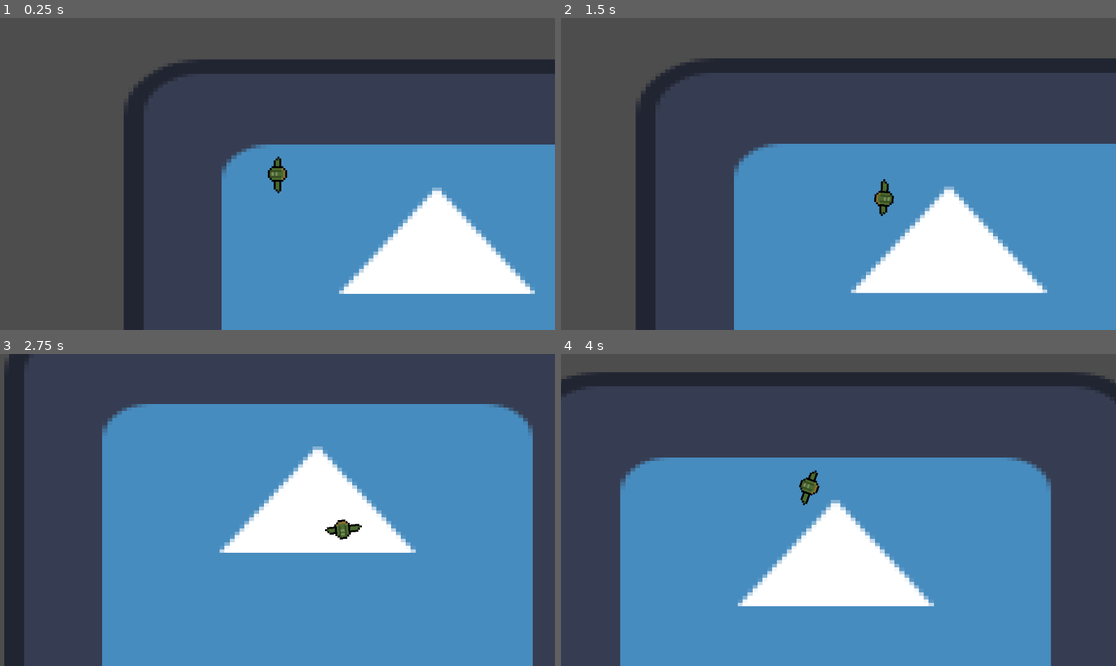
Above: before the commit, frames 1-4 (two rows, left to right).
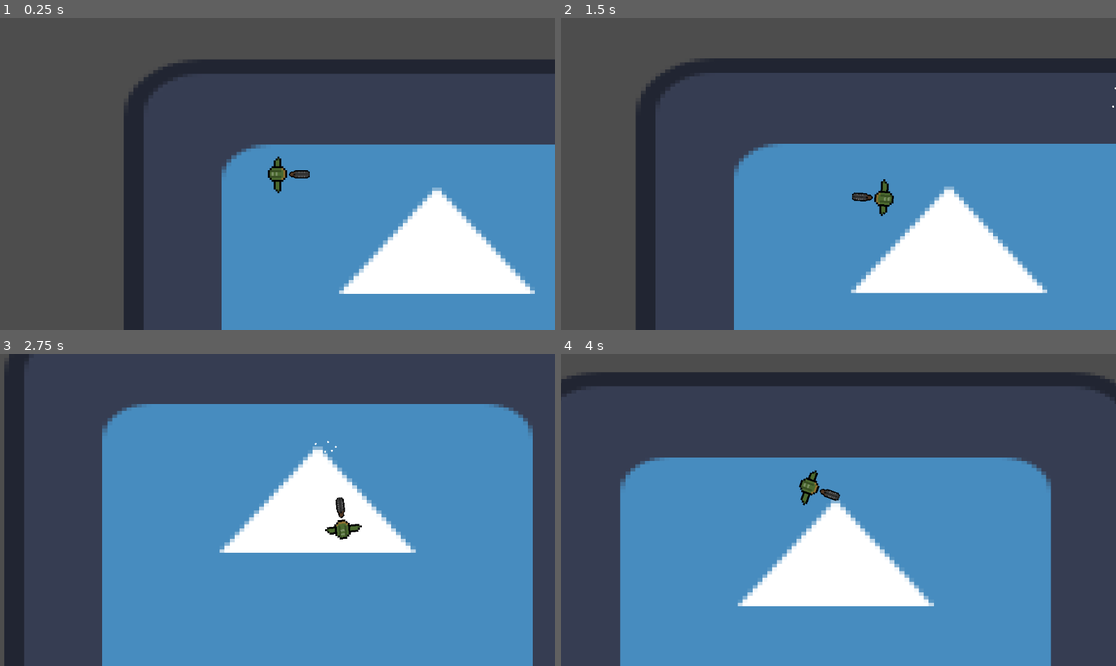
Above: after the commit, the same moments.

Repository: fredyydev/FateForeverRemake
Game: Godot game, scene res://scenes/levels/debug_level.tscn
Same seed, same stepped clock (60 frames per second), same inputs: the game is played once before the commit and once after it. The engine's default icon, where the game draws it, is replaced by a stand-in: a white triangle on a blue panel in a dark square.
Inputs (mouse positions are in pixels of both pictures, inside the frame that each line leads up to):
- Up to frame 1 (0.25 s): no input
- Up to frame 2 (1.5 s): tap Enter at 0.5 s; move the mouse to (960, 158) at 0.52 s; press the mouse at (960, 158) at 0.53 s; hold D (move_right) 0.53-1.28 s; move the mouse to (727, 189) at 1.27 s; release the mouse at (727, 189) at 1.28 s; hold S (move_down) from 1.28 s (still down); click (727, 189) at 1.35 s
- Up to frame 3 (2.75 s): move the mouse to (333, 441) at 2.02 s; release S (move_down) at 2.03 s; press the mouse at (333, 441) at 2.03 s; hold D (move_right) from 2.03 s (still down)
- Up to frame 4 (4 s): move the mouse to (810, 572) at 2.77 s; release D (move_right) at 2.78 s; release the mouse at (810, 572) at 2.78 s; hold W (move_up) 2.78-3.53 s; click (810, 572) at 2.85 s; move the mouse to (1005, 556) at 3.52 s; press the mouse at (1005, 556) at 3.53 s; hold A (move_left) from 3.53 s (still down)

The runs differ from the first frame. In frame 1, less than 0.1% of the frame differs, in the area x 52-56%, y 48-52%; in frame 2, 0.1%; in frame 3, 0.1%, in the area x 56-63%, y 27-53%; in frame 4, less than 0.1%.

Commit message:
add shooting system and shotgun

Diff:
--- a/project.godot
+++ b/project.godot
@@ -13,6 +13,7 @@
 config/name="FateForeverRemake"
 run/main_scene="res://scenes/levels/debug_level.tscn"
 config/features=PackedStringArray("4.1", "Forward Plus")
+boot_splash/bg_color=Color(0.141176, 0.141176, 0.141176, 1)
 config/icon="res://icon.svg"
 
 [autoload]
@@ -55,13 +56,19 @@
 , Object(InputEventKey,"resource_local_to_scene":false,"resource_name":"","device":-1,"window_id":0,"alt_pressed":false,"shift_pressed":false,"ctrl_pressed":false,"meta_pressed":false,"pressed":false,"keycode":0,"physical_keycode":32,"key_label":0,"unicode":32,"echo":false,"script":null)
 ]
 }
+shoot={
+"deadzone": 0.5,
+"events": [Object(InputEventMouseButton,"resource_local_to_scene":false,"resource_name":"","device":-1,"window_id":0,"alt_pressed":false,"shift_pressed":false,"ctrl_pressed":false,"meta_pressed":false,"button_mask":0,"position":Vector2(0, 0),"global_position":Vector2(0, 0),"factor":1.0,"button_index":1,"canceled":false,"pressed":false,"double_click":false,"script":null)
+]
+}
 
 [layer_names]
 
 2d_physics/layer_1="General"
 2d_physics/layer_4="Player"
 2d_physics/layer_5="Enemy"
+2d_physics/layer_7="Damage"
 
 [rendering]
 
-textures/canvas_textures/default_texture_filter=0
+textures/canvas_textures/default_texture_filter=3
--- /dev/null
+++ b/scenes/components/damager_component.tscn
@@ -0,0 +1,11 @@
+[gd_scene load_steps=2 format=3 uid="uid://cym6sqiwdcxpw"]
+
+[ext_resource type="Script" path="res://scripts/components/damager_component.gd" id="1_qj7m7"]
+
+[node name="DamagerComponent" type="Area2D"]
+collision_layer = 64
+collision_mask = 65
+script = ExtResource("1_qj7m7")
+
+[connection signal="area_entered" from="." to="." method="_on_area_entered"]
+[connection signal="body_entered" from="." to="." method="_on_body_entered"]
--- a/scenes/components/hurt_box.tscn
+++ b/scenes/components/hurt_box.tscn
@@ -1,14 +1,10 @@
-[gd_scene load_steps=3 format=3 uid="uid://bis7r3povf2jf"]
+[gd_scene load_steps=2 format=3 uid="uid://shec5lv4pnrf"]
 
 [ext_resource type="Script" path="res://scripts/components/hurt_box.gd" id="1_0chqs"]
 
-[sub_resource type="CircleShape2D" id="CircleShape2D_85lx2"]
-radius = 25.1794
-
 [node name="HurtBox" type="Area2D"]
+collision_layer = 64
+collision_mask = 64
 script = ExtResource("1_0chqs")
 
-[node name="CollisionShape2D" type="CollisionShape2D" parent="."]
-shape = SubResource("CircleShape2D_85lx2")
-
-[connection signal="body_entered" from="." to="." method="_on_body_entered"]
+[connection signal="area_entered" from="." to="." method="_on_area_entered"]
--- a/scenes/player/player.tscn
+++ b/scenes/player/player.tscn
@@ -1,13 +1,18 @@
-[gd_scene load_steps=10 format=3 uid="uid://cobeunec838cr"]
+[gd_scene load_steps=13 format=3 uid="uid://cobeunec838cr"]
 
 [ext_resource type="Script" path="res://scripts/player/player.gd" id="1_le4hm"]
 [ext_resource type="Texture2D" uid="uid://buku51740ruym" path="res://sprites/player/fate_guy.png" id="1_ulrh3"]
 [ext_resource type="PackedScene" uid="uid://ca8didm11bv7q" path="res://scenes/components/health_component.tscn" id="2_6yuft"]
 [ext_resource type="Script" path="res://scripts/state_machine/state_machine.gd" id="3_wr5we"]
-[ext_resource type="PackedScene" uid="uid://bis7r3povf2jf" path="res://scenes/components/hurt_box.tscn" id="4_fcrdt"]
+[ext_resource type="Script" path="res://scripts/player/weapon_manager.gd" id="4_53sb2"]
+[ext_resource type="PackedScene" uid="uid://shec5lv4pnrf" path="res://scenes/components/hurt_box.tscn" id="4_fcrdt"]
+[ext_resource type="PackedScene" uid="uid://b7urnipg2vxf1" path="res://scenes/weapons/shotgun.tscn" id="6_o3du6"]
 
-[sub_resource type="CircleShape2D" id="CircleShape2D_oxm6e"]
-radius = 20.025
+[sub_resource type="RectangleShape2D" id="RectangleShape2D_7tygh"]
+size = Vector2(20, 49)
+
+[sub_resource type="RectangleShape2D" id="RectangleShape2D_ayi0w"]
+size = Vector2(20, 49)
 
 [sub_resource type="GDScript" id="GDScript_1n5ck"]
 resource_name = "Idle"
@@ -99,7 +104,19 @@
 motion_mode = 1
 script = ExtResource("1_le4hm")
 
+[node name="CollisionShape2D" type="CollisionShape2D" parent="."]
+position = Vector2(0, 0.5)
+shape = SubResource("RectangleShape2D_7tygh")
+
 [node name="HealthComponent" parent="." instance=ExtResource("2_6yuft")]
+
+[node name="HurtBox" parent="." node_paths=PackedStringArray("health_component") instance=ExtResource("4_fcrdt")]
+health_component = NodePath("../HealthComponent")
+
+[node name="CollisionShape2D" type="CollisionShape2D" parent="HurtBox"]
+position = Vector2(0, 0.5)
+shape = SubResource("RectangleShape2D_ayi0w")
+debug_color = Color(0.992157, 0.0745098, 0, 0.419608)
 
 [node name="Camera2D" type="Camera2D" parent="."]
 zoom = Vector2(1.335, 1.335)
@@ -118,13 +135,11 @@
 scale = Vector2(3, 3)
 texture = ExtResource("1_ulrh3")
 
-[node name="CollisionShape2D" type="CollisionShape2D" parent="."]
-shape = SubResource("CircleShape2D_oxm6e")
+[node name="WeaponManager" type="Node2D" parent="."]
+script = ExtResource("4_53sb2")
 
-[node name="HurtBox" parent="." node_paths=PackedStringArray("health_component") instance=ExtResource("4_fcrdt")]
-collision_layer = 8
-collision_mask = 16
-health_component = NodePath("../HealthComponent")
+[node name="Shotgun" parent="WeaponManager" instance=ExtResource("6_o3du6")]
+position = Vector2(38.33, 0)
 
 [node name="StateMachine" type="Node" parent="." node_paths=PackedStringArray("initial_state")]
 script = ExtResource("3_wr5we")
@@ -140,5 +155,3 @@
 [node name="Dash" type="Node" parent="StateMachine"]
 script = SubResource("GDScript_coucq")
 dash_speed = 100.0
-
-[editable path="HurtBox"]
--- /dev/null
+++ b/scenes/weapons/bullets/shotgun_pellet.tscn
@@ -0,0 +1,58 @@
+[gd_scene load_steps=5 format=3 uid="uid://b1p0swcvnjww8"]
+
+[ext_resource type="Texture2D" uid="uid://c5jovxmppyecs" path="res://sprites/weapons/bullets/pellet_sprite.png" id="1_vxuat"]
+[ext_resource type="PackedScene" uid="uid://cym6sqiwdcxpw" path="res://scenes/components/damager_component.tscn" id="2_27h88"]
+
+[sub_resource type="GDScript" id="GDScript_3pkxq"]
+resource_name = "shotgun_pellet"
+script/source = "extends Node2D
+class_name ShotgunPellet
+
+@export var speed := 1000.0
+@export var damage := 10.0
+
+func _ready():
+	var rng = RandomNumberGenerator.new()
+	rng.randomize()
+	speed = rng.randf_range(1000, 1300)
+	$DamagerComponent.damage = damage
+
+func _physics_process(delta):
+	position += transform.x * speed * delta
+
+
+func _on_self_destruct_timer_timeout():
+	queue_free()
+
+
+func _on_damager_component_collided_with_hitbox():
+	queue_free()
+
+
+func _on_damager_component_collided_with_object():
+	queue_free()
+"
+
+[sub_resource type="CircleShape2D" id="CircleShape2D_f4hpi"]
+radius = 2.82843
+
+[node name="ShotgunPellet" type="Node2D"]
+script = SubResource("GDScript_3pkxq")
+
+[node name="Sprite2D" type="Sprite2D" parent="."]
+scale = Vector2(0.25, 0.25)
+texture = ExtResource("1_vxuat")
+
+[node name="DamagerComponent" parent="." instance=ExtResource("2_27h88")]
+
+[node name="CollisionShape2D" type="CollisionShape2D" parent="DamagerComponent"]
+shape = SubResource("CircleShape2D_f4hpi")
+
+[node name="SelfDestructTimer" type="Timer" parent="."]
+wait_time = 10.0
+one_shot = true
+autostart = true
+
+[connection signal="collided_with_hitbox" from="DamagerComponent" to="." method="_on_damager_component_collided_with_hitbox"]
+[connection signal="collided_with_object" from="DamagerComponent" to="." method="_on_damager_component_collided_with_object"]
+[connection signal="timeout" from="SelfDestructTimer" to="." method="_on_self_destruct_timer_timeout"]
--- /dev/null
+++ b/scenes/weapons/shotgun.tscn
@@ -0,0 +1,20 @@
+[gd_scene load_steps=4 format=3 uid="uid://b7urnipg2vxf1"]
+
+[ext_resource type="Script" path="res://scripts/weapons/shotgun.gd" id="1_pn1fm"]
+[ext_resource type="Texture2D" uid="uid://bsk7h4axcbikv" path="res://sprites/weapons/shotgun.png" id="1_yba44"]
+[ext_resource type="PackedScene" uid="uid://b1p0swcvnjww8" path="res://scenes/weapons/bullets/shotgun_pellet.tscn" id="2_ktbgu"]
+
+[node name="Shotgun" type="Node2D"]
+script = ExtResource("1_pn1fm")
+bullet_scene = ExtResource("2_ktbgu")
+
+[node name="Sprite2D" type="Sprite2D" parent="."]
+texture = ExtResource("1_yba44")
+
+[node name="BulletSpawnPoint" type="Marker2D" parent="."]
+position = Vector2(11.86, 0)
+gizmo_extents = 14.5
+
+[node name="FireRate" type="Timer" parent="."]
+wait_time = 0.6
+one_shot = true
--- /dev/null
+++ b/scripts/components/damager_component.gd
@@ -0,0 +1,14 @@
+extends Area2D
+class_name DamagerComponent
+
+var damage := 20
+signal collided_with_hitbox
+signal collided_with_object
+
+func _on_area_entered(area):
+	if area is HurtBox:
+		emit_signal("collided_with_hitbox")
+
+
+func _on_body_entered(_body):
+	emit_signal("collided_with_object")
--- a/scripts/components/health_component.gd
+++ b/scripts/components/health_component.gd
@@ -9,7 +9,7 @@
 signal damaged
 signal healed
 
-func _process(delta):
+func _process(_delta):
 	#Makes sure health never goes over max.
 	if current_health > max_health:
 		current_health = max_health
--- a/scripts/components/hurt_box.gd
+++ b/scripts/components/hurt_box.gd
@@ -4,5 +4,6 @@
 
 @export var health_component: HealthComponent
 
-func _on_body_entered(body):
-	health_component.take_damage(body.damage)
+func _on_area_entered(area):
+	if area is DamagerComponent:
+		health_component.take_damage(area.damage)
--- a/scripts/player/player.gd
+++ b/scripts/player/player.gd
@@ -3,6 +3,11 @@
 
 ##Keeps track of dash cooldown.
 var can_dash := true
+
+#Inventory
+var has_blue_key: bool
+var has_red_key: bool
+var has_yellow_key: bool
 
 func move_player(speed: float) -> void:
 	var input_x = Input.get_axis("move_left", "move_right")
@@ -17,5 +22,5 @@
 func look_at_mouse() -> void:
 	look_at(get_global_mouse_position())
 
-func _process(delta):
+func _process(_delta):
 	PlayerGlobals.player_position = self.global_position
--- /dev/null
+++ b/scripts/player/weapon_manager.gd
@@ -0,0 +1,15 @@
+## Switches current weapon and keeps track of ammo
+extends Node2D
+class_name WeaponManager
+
+#Ammo
+@export var shells := 8
+@export var light_rounds: int
+@export var rockets: int
+
+var current_weapon = 0
+
+func _process(_delta):
+	if Input.is_action_pressed("shoot"):
+		var children = get_children()
+		children[current_weapon].shoot()
--- /dev/null
+++ b/scripts/weapons/base_bullet.gd
@@ -0,0 +1,2 @@
+extends CharacterBody2D
+class_name BaseBullet
--- /dev/null
+++ b/scripts/weapons/shotgun.gd
@@ -0,0 +1,25 @@
+extends Node2D
+
+
+@onready var fire_rate: Timer = $FireRate
+signal fired
+
+@export var bullet_scene: PackedScene
+#The amount of bullets the shotgun shoots at once
+@export var amount_of_pellets := 6
+@export var max_pellet_angle := 15.0
+
+func shoot():
+	if not fire_rate.is_stopped():
+		return
+
+	fire_rate.start()
+	emit_signal("fired")
+
+	# This loop will spread out bullets within the max_pellet_angle range
+	for a in amount_of_pellets:
+		var desired_angle = (-max_pellet_angle) + (a+1) * (max_pellet_angle - (-max_pellet_angle)) / (amount_of_pellets + 1)
+		var new_bullet = bullet_scene.instantiate() as Node2D
+		new_bullet.position = $BulletSpawnPoint.global_position
+		new_bullet.rotation_degrees = $BulletSpawnPoint.global_rotation_degrees + desired_angle
+		get_tree().current_scene.add_child(new_bullet)
Binary file added: sprites/weapons/bullets/pellet_sprite.png
Not shown, added: sprites/weapons/bullets/pellet_sprite.png.import
Binary file added: sprites/weapons/machine_gun_sprite.png
Not shown, added: sprites/weapons/machine_gun_sprite.png.import
Binary file added: sprites/weapons/one_killer_sprite.png
Not shown, added: sprites/weapons/one_killer_sprite.png.import
Binary file added: sprites/weapons/shotgun.png
Not shown, added: sprites/weapons/shotgun.png.import
